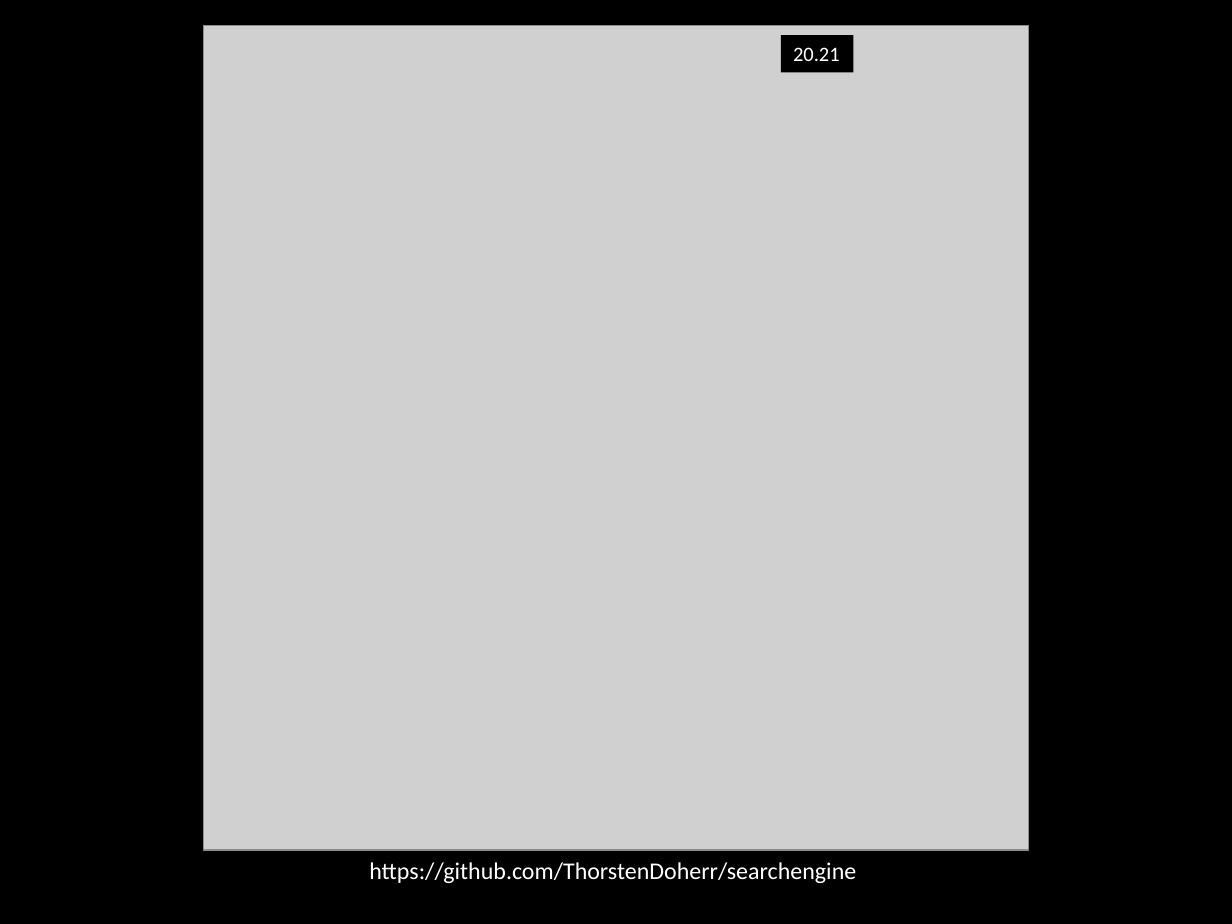
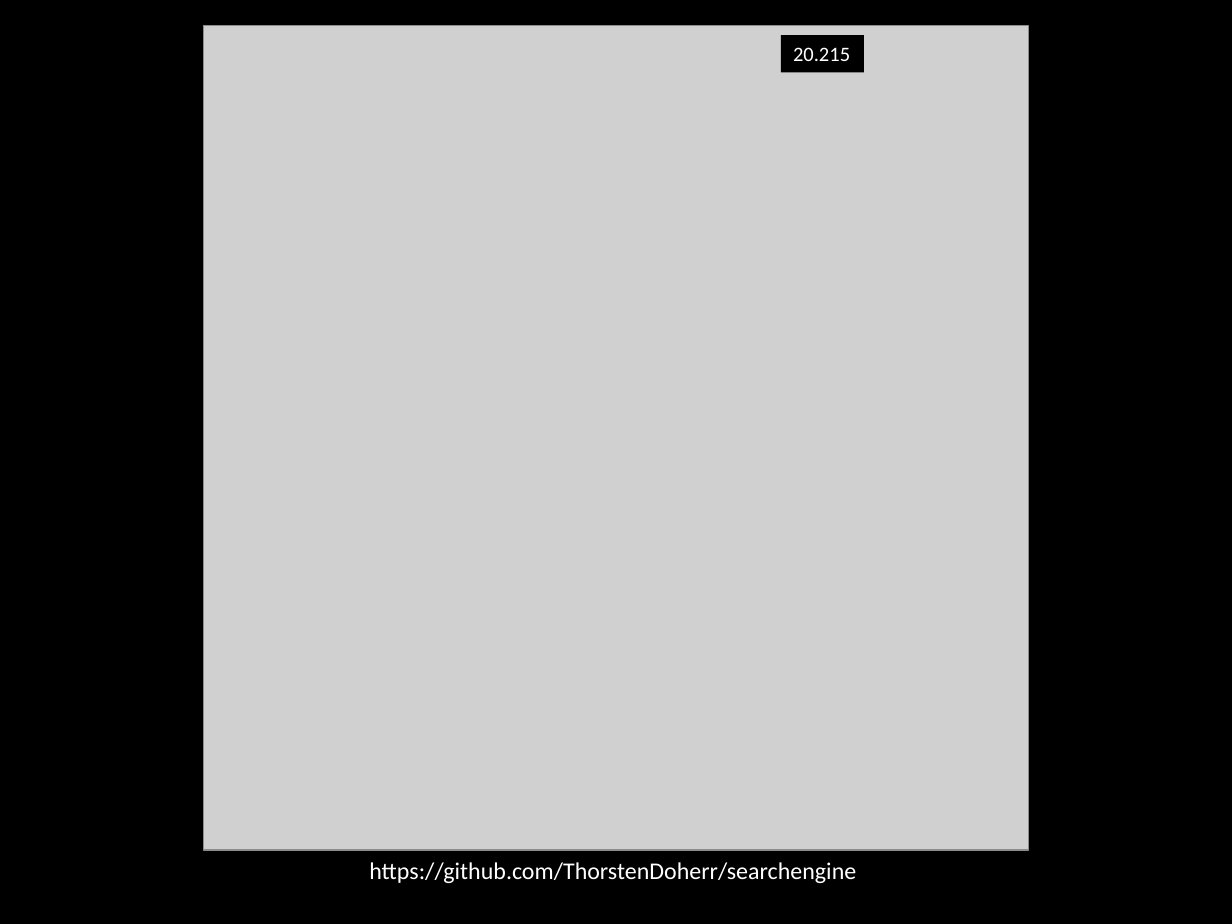
Before and after one commit to ThorstenDoherr/searchengine, a slide deck: slide 1 of doc/Manual.pptx. Drawn at 1232x924 pixels with LibreOffice and Linux fonts; fonts in the diff are those of the drawing; grey boxes stand for pictures. Boxes give left, top, right and bottom in pixels: in the first picture for what was removed or moved away, otherwise in the second. Text is boxed around its words. In the diff, an @@ line names an element or a change of style, - is before the commit and + after.

```diff
--- a/doc/Manual.pptx
+++ b/doc/Manual.pptx
@@ rectangle "20.215": place and size @@
-rectangle "20.215" at (781, 36, 854, 73)
+rectangle "20.215" at (781, 36, 864, 73)
@@ text in rectangle at (793, 47, 850, 61): text changed @@
-20.21
+20.215
```
Also in this commit, not shown: 4 other slides changed, 1 other file.
